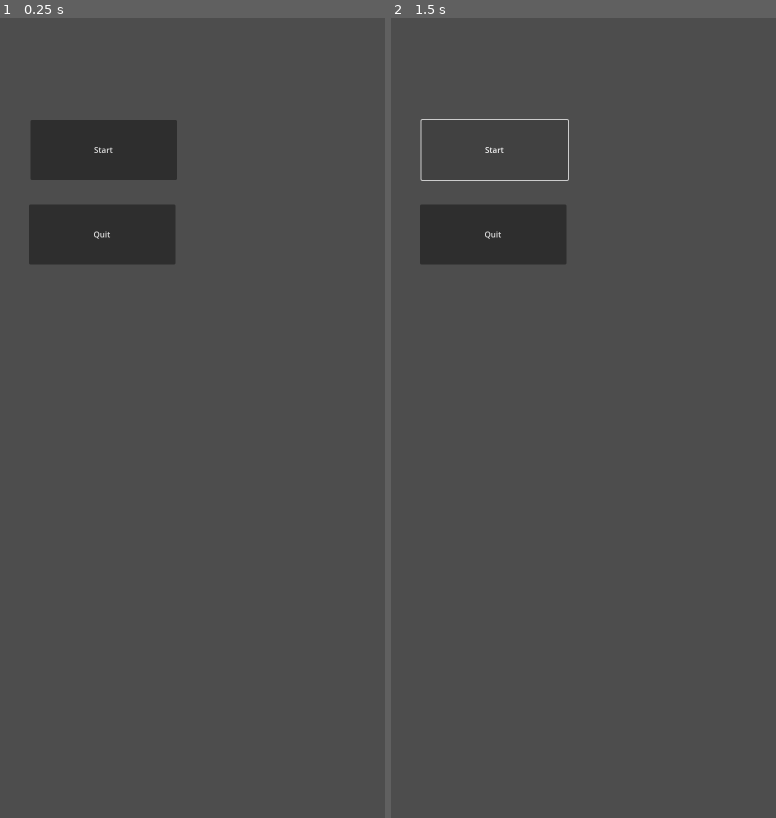
Above: before the commit, frames 1-2 (left to right).
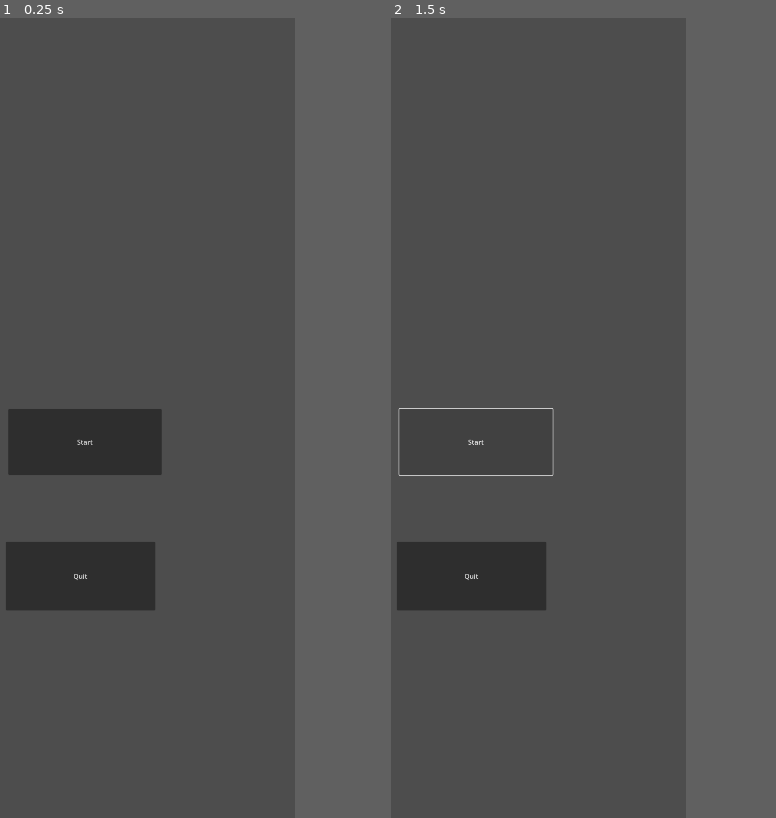
Above: after the commit, the same moments.

Repository: Koloss0/Out-Of-The-Gutter
Game: Godot game, scene res://title_page.tscn
The game is run twice, just before and just after one commit, with the same random seed, the same clock (stepped at 60 frames per second) and the same inputs. Before the commit the project has no main scene; this scene is started directly in both runs.
Inputs:
- Up to frame 1 (0.25 s): no input
- Up to frame 2 (1.5 s): click "Start" at 0.5 s; click "Start" at 1.25 s
In our replay, the window is 540x800 before the commit and 450x800 after it. These sizes can differ from the game's own. Grey fills any space a smaller window leaves; there, only what the larger window draws over its background counts as a difference.

The runs differ from the first frame. In frame 1, 12% of the frame differs, in the area x 1-46%, y 12-74%; in frame 2, 6.4%.

Commit message:
fix viewport

Diff:
--- a/project.godot
+++ b/project.godot
@@ -11,6 +11,7 @@
 [application]
 
 config/name="Hackathon 2024"
+run/main_scene="res://title_page.tscn"
 config/features=PackedStringArray("4.2", "Forward Plus")
 config/icon="res://icon.svg"
 
@@ -18,4 +19,7 @@
 
 window/size/viewport_width=1080
 window/size/viewport_height=1920
+window/size/window_width_override=400
+window/size/window_height_override=711
+window/stretch/mode="viewport"
 window/handheld/orientation=1
--- a/title_page.tscn
+++ b/title_page.tscn
@@ -3,15 +3,15 @@
 [node name="TitlePage" type="Node2D"]
 
 [node name="Button" type="Button" parent="."]
-offset_left = 371.0
-offset_top = 204.0
-offset_right = 664.0
-offset_bottom = 324.0
+offset_left = 392.0
+offset_top = 938.0
+offset_right = 760.0
+offset_bottom = 1097.0
 text = "Start"
 
 [node name="Button2" type="Button" parent="."]
-offset_left = 368.0
-offset_top = 373.0
-offset_right = 661.0
-offset_bottom = 493.0
+offset_left = 386.0
+offset_top = 1257.0
+offset_right = 745.0
+offset_bottom = 1422.0
 text = "Quit"
